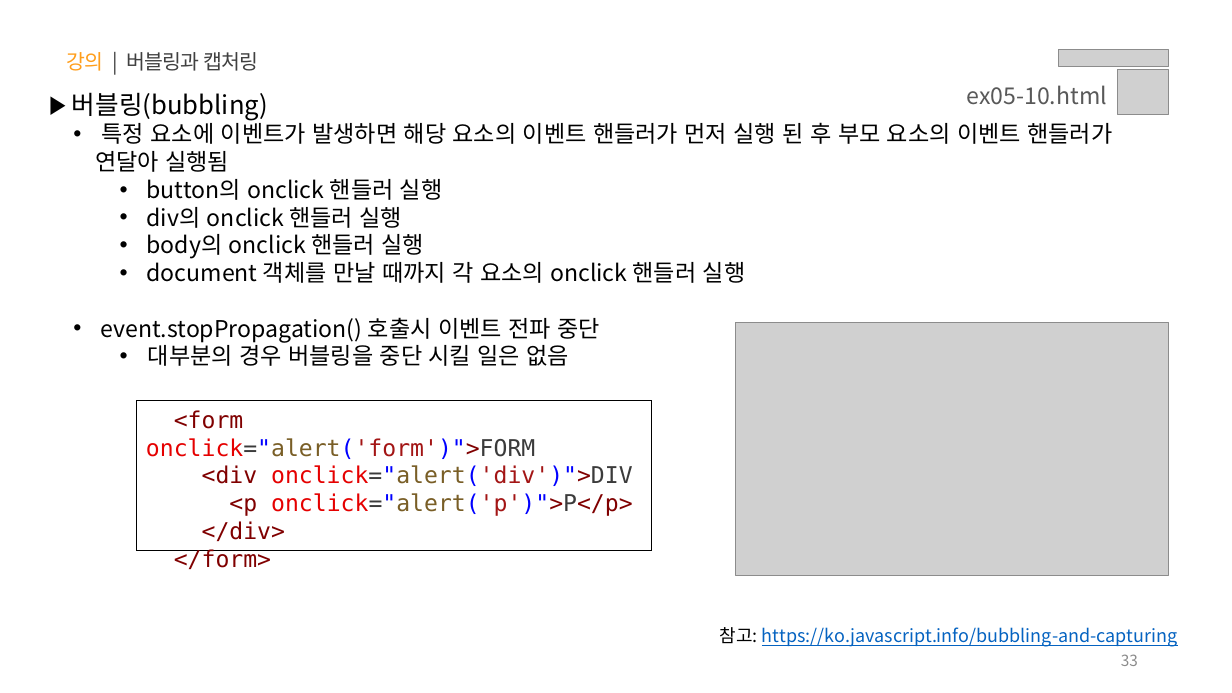
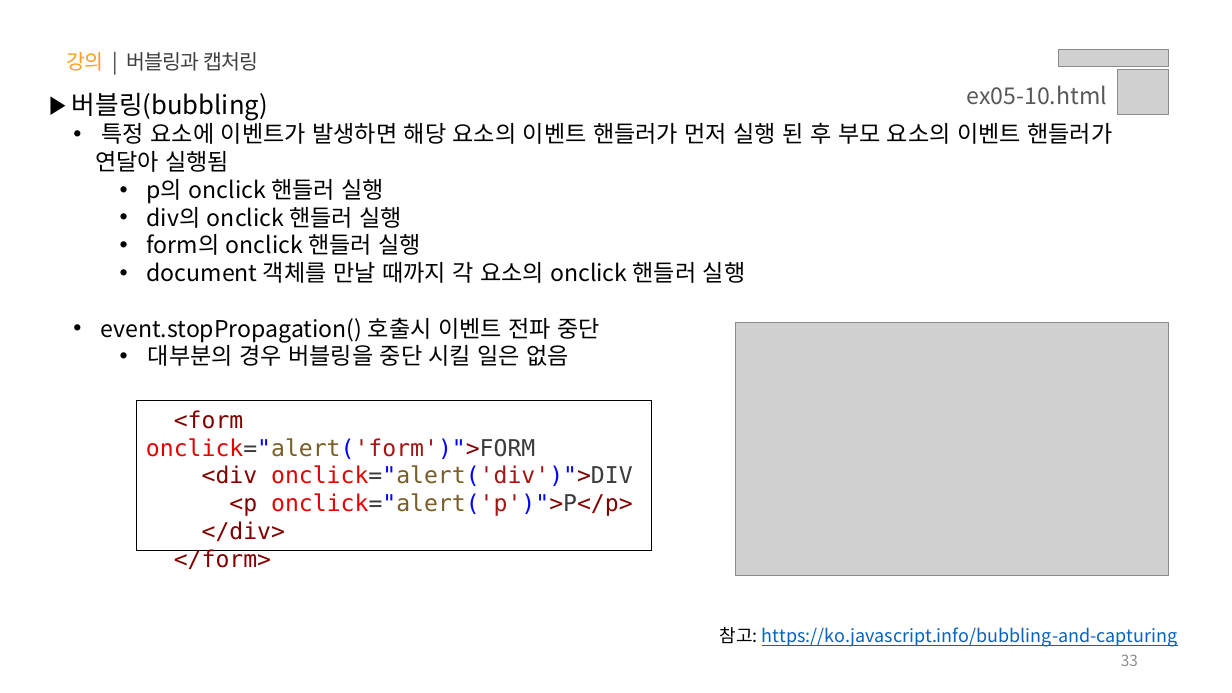
Before and after one commit to YouVin/JS, a slide deck: slide 33 of PPT/05.자바스크립트 - 클라이언트 사이드(Event, DOM, Ajax, Web APIs).pptx. Drawn at 1232x693 pixels with LibreOffice and Linux fonts; fonts in the diff are those of the drawing; grey boxes stand for pictures. Boxes give left, top, right and bottom in pixels: in the first picture for what was removed or moved away, otherwise in the second. Text is boxed around its words. In the diff, an @@ line names an element or a change of style, - is before the commit and + after.

```diff
--- a/PPT/05.자바스크립트 - 클라이언트 사이드(Event, DOM, Ajax, Web APIs).pptx
+++ b/PPT/05.자바스크립트 - 클라이언트 사이드(Event, DOM, Ajax, Web APIs).pptx
@@ text at bbox=[147, 179, 384, 204]: text changed @@
-    • button의 onclick 핸들러 실행
+    • p의 onclick 핸들러 실행
@@ text at bbox=[147, 234, 422, 255]: text changed @@
-    • body의 onclick 핸들러 실행
+    • form의 onclick 핸들러 실행
```
Also in this commit, not shown: 6 other slides changed, 23 slides added.
